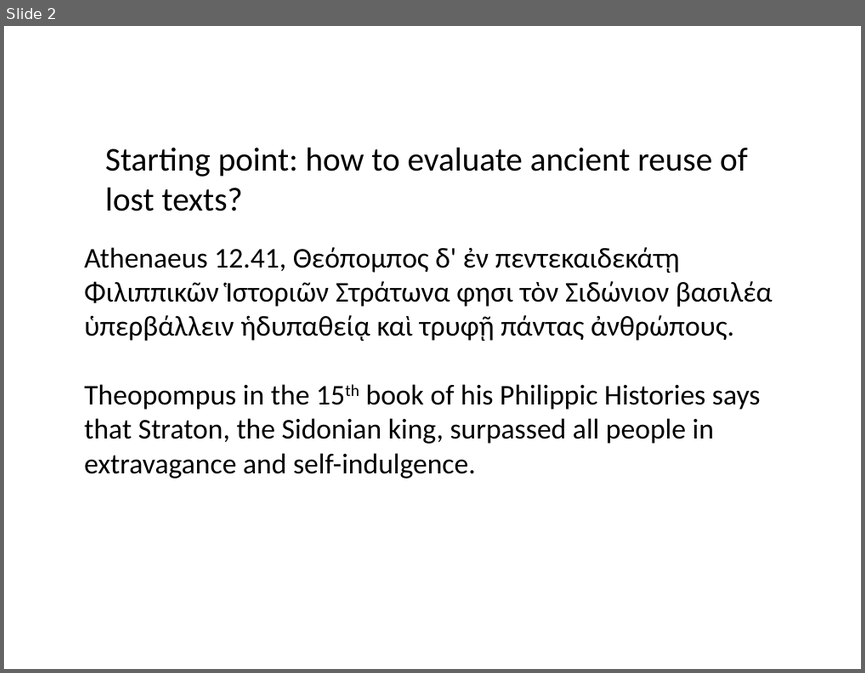
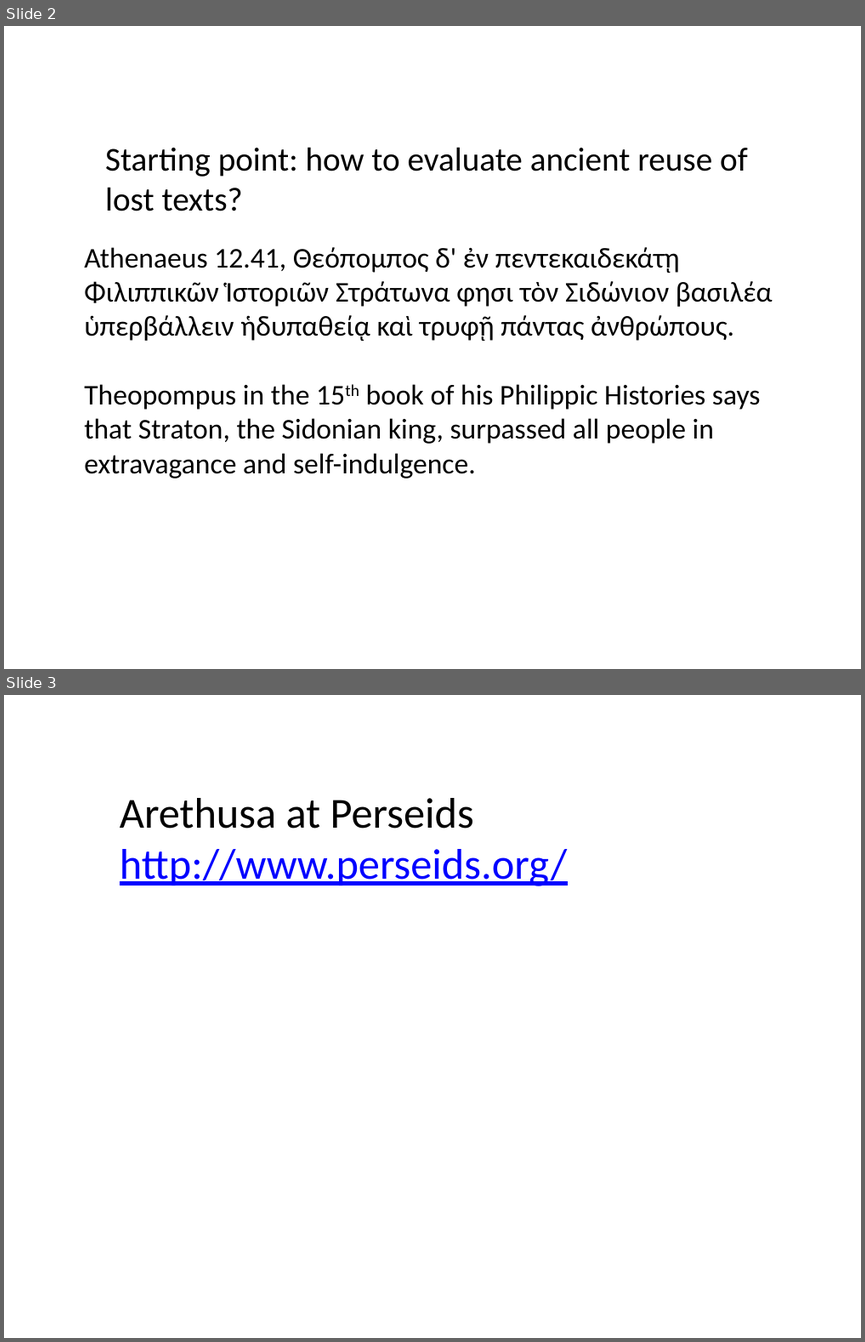
Before and after one commit to rgorman/author_attribution, a slide deck: SBL_talk/sbl_presentation_revised.pptx. Shown one above the other, each under a label of ours: slide 2 before the commit, slides 2 and 3 after it. The pictures are 865x673 and 865x1342 pixels, drawn with LibreOffice and Linux fonts; fonts in the diff are those of the drawing. Boxes give left, top, right and bottom in pixels: in the first picture for what was removed or moved away, otherwise in the second. Text is boxed around its words. In the diff, an @@ line names an element or a change of style, - is before the commit and + after.

```diff
--- a/SBL_talk/sbl_presentation_revised.pptx
+++ b/SBL_talk/sbl_presentation_revised.pptx
@@ slide 3 added at (4,695,861,1338), background #FFFFFF @@
@@ text added at (120,798,567,886), 36 pt, text #0000FF, underline @@
+Arethusa at Perseids
+http://www.perseids.org/
```
Also in this commit, not shown: 1 other slide added, 2 slides removed.
